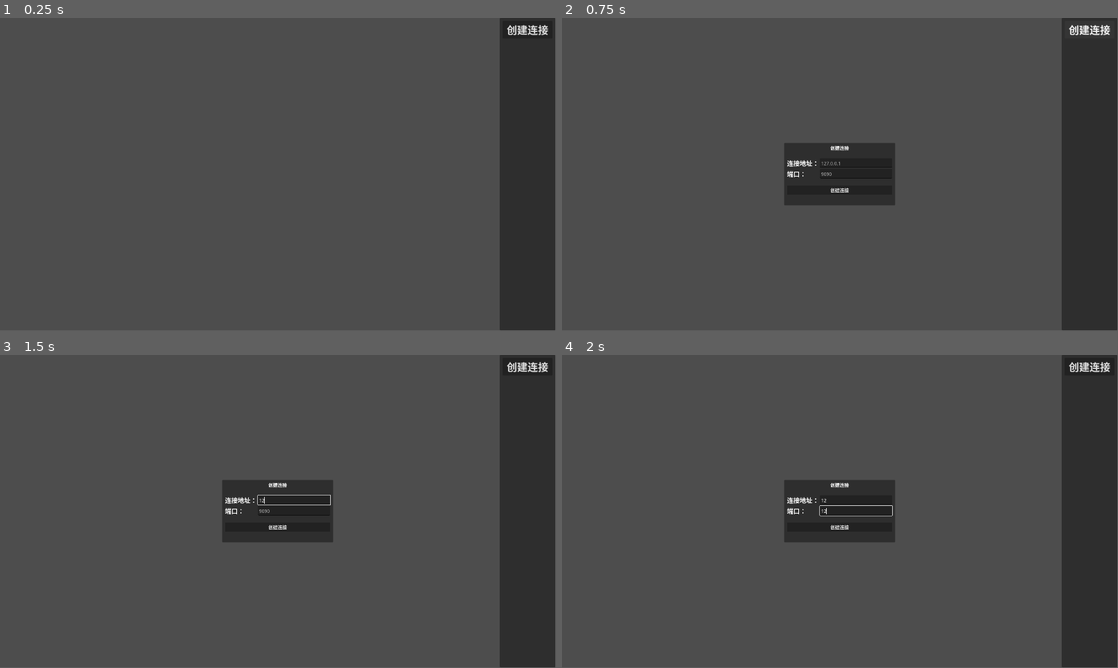
Above: before the commit, frames 1-4 (two rows, left to right).
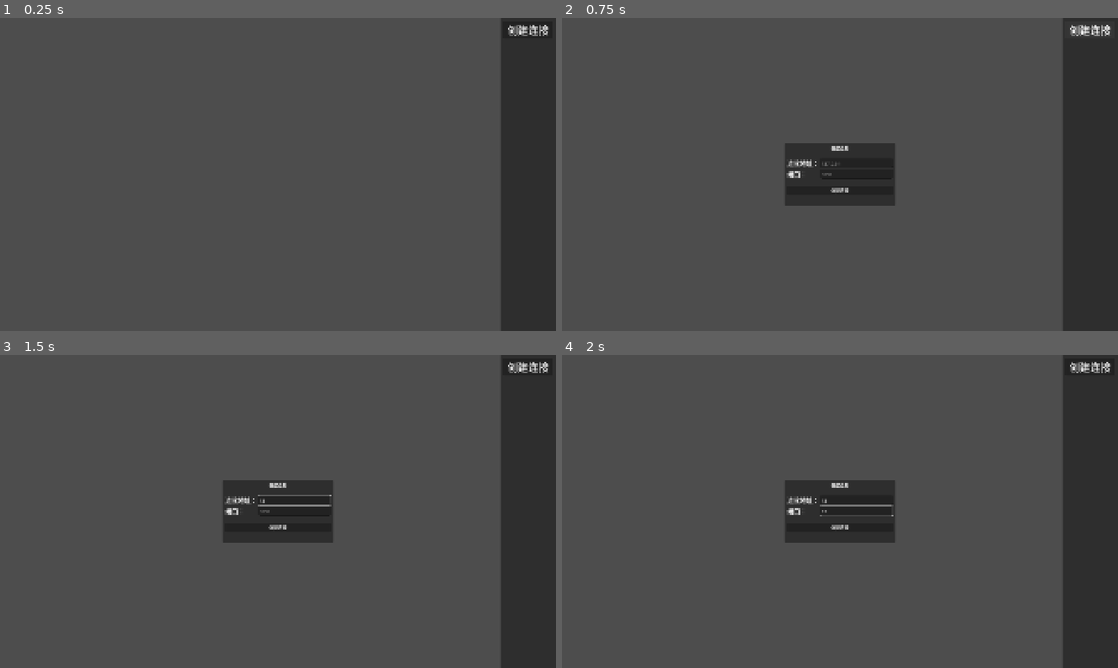
Above: after the commit, the same moments.

Repository: LYK-ce/Pictor
Game: Godot game, scene res://src/main/main.tscn
Same seed, same stepped clock (60 frames per second), same inputs: the game is played once before the commit and once after it. Before the commit the project has no main scene; this scene is started directly in both runs.
Inputs (mouse positions are in pixels of both pictures, inside the frame that each line leads up to):
- Up to frame 1 (0.25 s): no input
- Up to frame 2 (0.75 s): click "创建连接" at 0.5 s
- Up to frame 3 (1.5 s): click (294, 498) at 1.27 s; type "12" at 1.35 s
- Up to frame 4 (2 s): click (856, 511) at 1.5 s; type "12" at 1.58 s
In our replay, the window is 799x449 before the commit and 800x450 after it. These sizes can differ from the game's own. Grey fills any space a smaller window leaves; there, only what the larger window draws over its background counts as a difference.

The runs differ from the first frame. In frame 1, 0.3% of the frame differs, in the area x 90-100%, y 0-100%; in frame 2, 0.6%; in frame 3, 0.7%, in the area x 40-100%, y 0-100%; in frame 4, 0.7%.

Commit message:
panel control

Diff:
--- a/project.godot
+++ b/project.godot
@@ -11,6 +11,7 @@
 [application]
 
 config/name="Pictor"
+run/main_scene="uid://j4xey3gnduvd"
 config/features=PackedStringArray("4.7", "Forward Plus")
 
 [autoload]
@@ -21,6 +22,7 @@
 
 window/size/viewport_width=1920
 window/size/viewport_height=1080
+window/stretch/mode="canvas_items"
 
 [renderer]
 
--- a/src/ui/WebSocket/vehicle_panel.gd
+++ b/src/ui/WebSocket/vehicle_panel.gd
@@ -19,3 +19,7 @@
 
 func _on_disconnect_pressed() -> void:
 	EventBus.ws_disconnect_requested.emit(_id_label.text)
+
+
+func _on_control_area_gui_input(event: InputEvent) -> void:
+	pass # Replace with function body.
--- a/src/ui/WebSocket/vehicle_panel.tscn
+++ b/src/ui/WebSocket/vehicle_panel.tscn
@@ -2,8 +2,21 @@
 
 [ext_resource type="Script" uid="uid://dr12fimj4x38e" path="res://src/ui/WebSocket/vehicle_panel.gd" id="1_i6pk3"]
 
+[sub_resource type="StyleBoxFlat" id="StyleBoxFlat_f7u7g"]
+bg_color = Color(0.13333334, 0.13333334, 0.13333334, 1)
+border_width_left = 4
+border_width_top = 4
+border_width_right = 4
+border_width_bottom = 4
+border_color = Color(0.13333334, 0.13333334, 0.13333334, 1)
+
 [node name="Vehicle_Panel" type="PanelContainer" unique_id=1427358211]
+theme_override_styles/panel = SubResource("StyleBoxFlat_f7u7g")
 script = ExtResource("1_i6pk3")
+
+[node name="Control_Area" type="ColorRect" parent="." unique_id=1706397308]
+layout_mode = 2
+color = Color(1, 1, 1, 0)
 
 [node name="VBoxContainer" type="VBoxContainer" parent="." unique_id=1682788166]
 layout_mode = 2
@@ -32,4 +45,5 @@
 layout_mode = 2
 text = "断开连接"
 
+[connection signal="gui_input" from="Control_Area" to="." method="_on_control_area_gui_input"]
 [connection signal="pressed" from="VBoxContainer/Disconnect" to="." method="_on_disconnect_pressed"]
Not shown, added: export_presets.cfg
